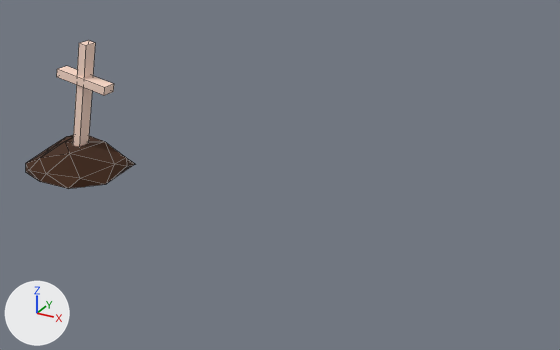
Before and after pictures for a commit that changed the FBX model Assets/prefabs/graveStones/graveStones_fbx/cross1.fbx.
Camera for both pictures: a 50 mm camera at (2.18, -9.19, 5.38) aimed at (-2.95, 0.12, 0.72). The axes (+X, +Y, +Z) are drawn at lower left. The lights are the same throughout. Mesh edges are drawn as thin lines. Where no turn or scale is listed for an object, it has been applied to the vertices.

Objects in the first picture: 'cross'.
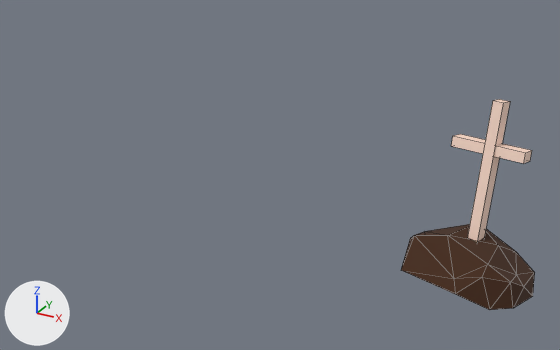
Where the newer file only moved an object's origin or applied its transform, the numbers keep the older frame.

The change, as a list of edits to the scene's bpy script:
```text
Change mat_material_001:
    mat_material_001.base_color: (0.058, 0.0209, 0.00731) -> (1.0, 0.734, 0.614)  # brown #442815 -> beige #ffdece
Add mat_material_002:
    mat_material_002 = principled_material('Material.002')
    mat_material_002.base_color = (0.058, 0.0209, 0.00731)  # brown #442815
    mat_material_002.roughness = 1.0
Change me_cube_001:
    where me_cube_001.from_pydata(...)  # 42 vertices, 53 faces; spans x -1.16..0.51, y -0.76..0.83, z -1.75..0.64
    used by ob_cross; location = (-6.58, 0.07, 1.67)
    remove me_cube_001.materials.append(mat_material)  # beige #ffdecd
    me_cube_001 part 1: the whole mesh is multiplied about its middle by the matrix ((-0.962, -0.171, 0.213), (0.209, -0.963, 0.172), (0.175, 0.209, 0.962)), then moved by (7.16, -0.02, -0.03)
    add me_cube_001.materials.append(mat_material_002)  # brown #442815
```

Where the change shows, as pixel boxes (x1, y1, x2, y2) in the pictures (560 x 350 px):
'cross', recoloured, reshaped (23% wider, 41% taller)
    before: (26, 40, 135, 189)
    after: (401, 99, 535, 310)
